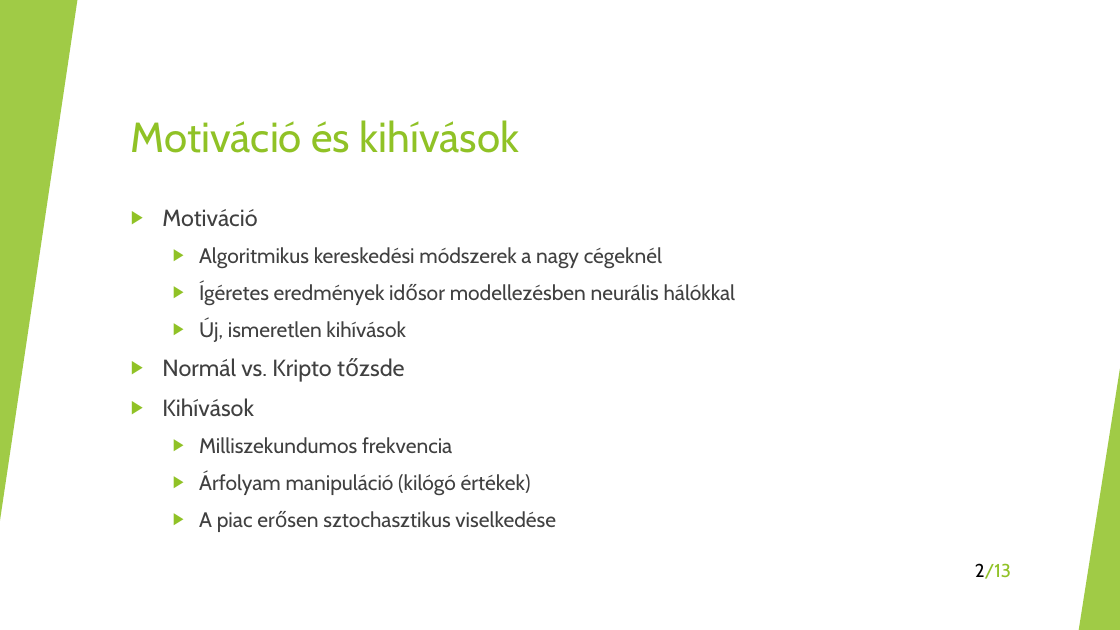
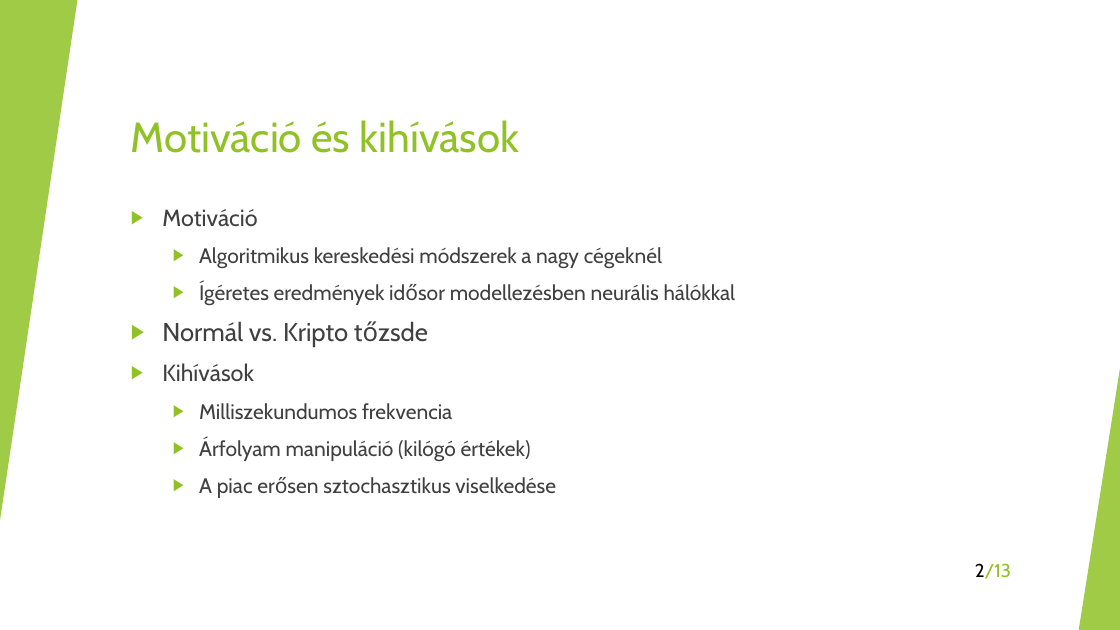
Before and after one commit to tornermarton/SemesterProject, a slide deck: slide 2 of doc/presentation/presentation.pptx. Drawn at 1120x630 pixels with LibreOffice and Linux fonts; fonts in the diff are those of the drawing. Boxes give left, top, right and bottom in pixels: in the first picture for what was removed or moved away, otherwise in the second. Text is boxed around its words. In the diff, an @@ line names an element or a change of style, - is before the commit and + after.

```diff
--- a/doc/presentation/presentation.pptx
+++ b/doc/presentation/presentation.pptx
@@ text at [162,321,348,347]: size 20 to 22 pt in "Normál vs. Kripto tőzsde" @@
@@ text at [199,319,406,342]: paragraph removed @@
-  ▶ Új, ismeretlen kihívások
```
Also in this commit, not shown: 2 other slides changed.
